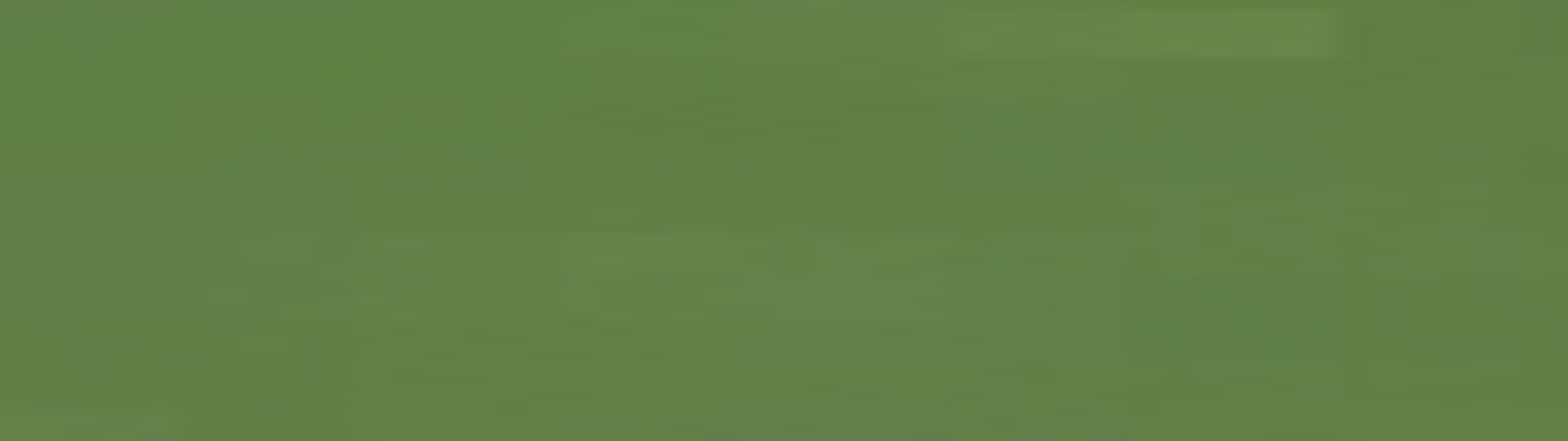
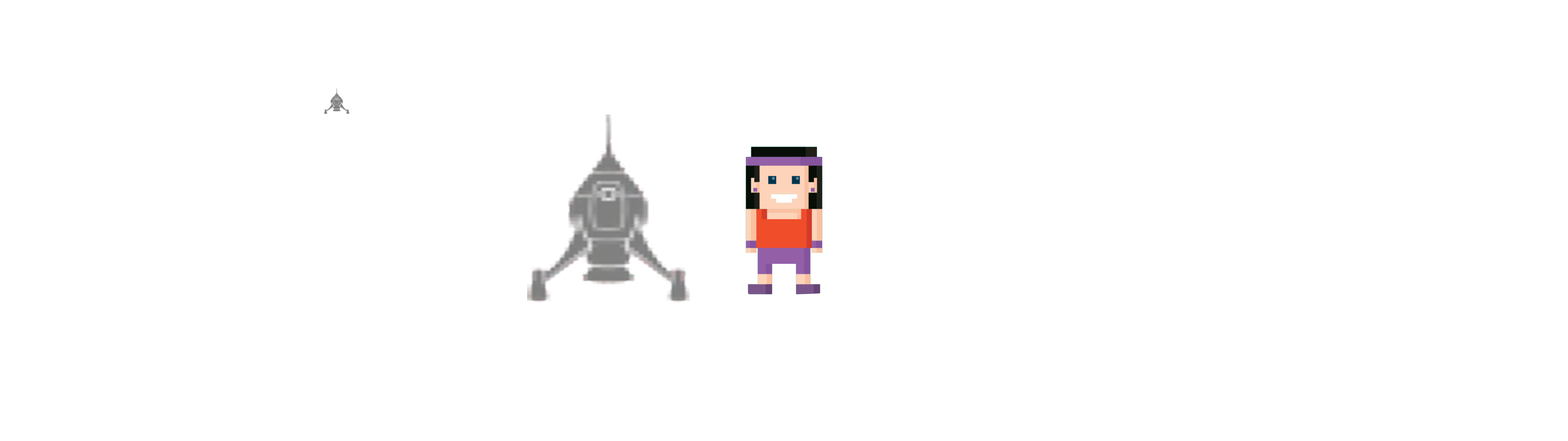
Before/after of a 1568 x 441 layered artwork. What changed in the layer stack:
added layer "fusionraket" (1st of 2) (50%) above "fusionraket" over (x1=323, y1=88, x2=350, y2=115)
added layer "fusionraket" (2nd of 2) (50%) above "Layer 3" over (x1=527, y1=114, x2=690, y2=305)
added layer "Layer 3" above "vecteezy_set-people-pixel-8-bit_11483801" over (x1=743, y1=146, x2=825, y2=295)
hid "Layer 1" over (x1=0, y1=0, x2=1568, y2=441)
